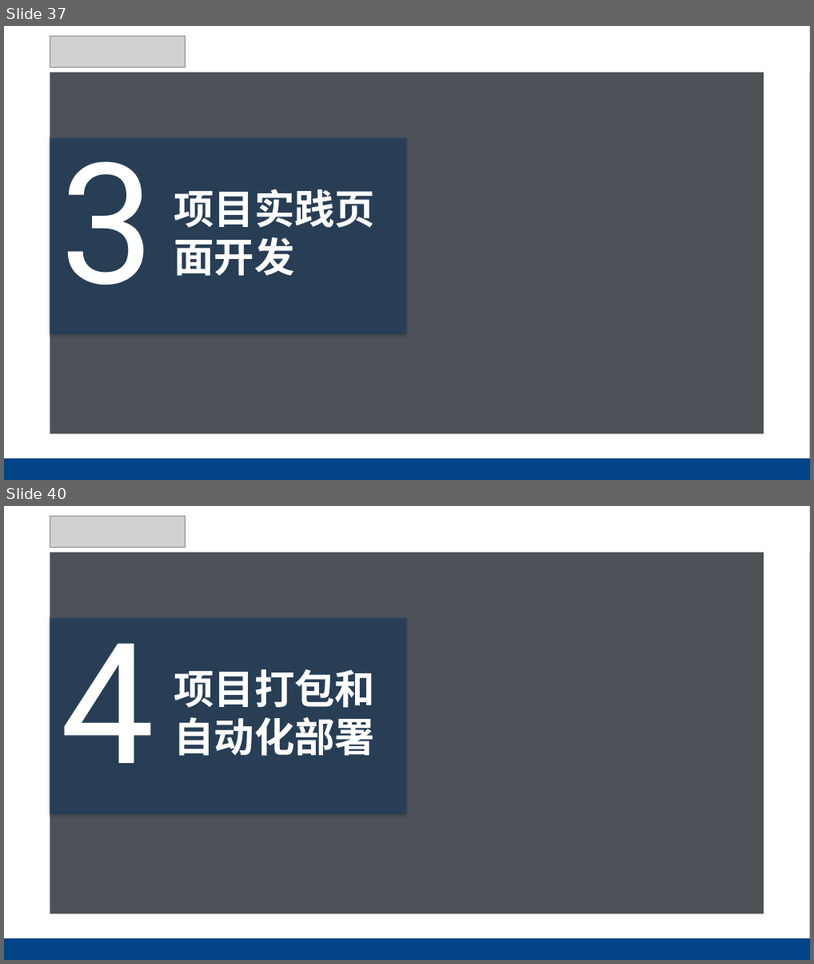
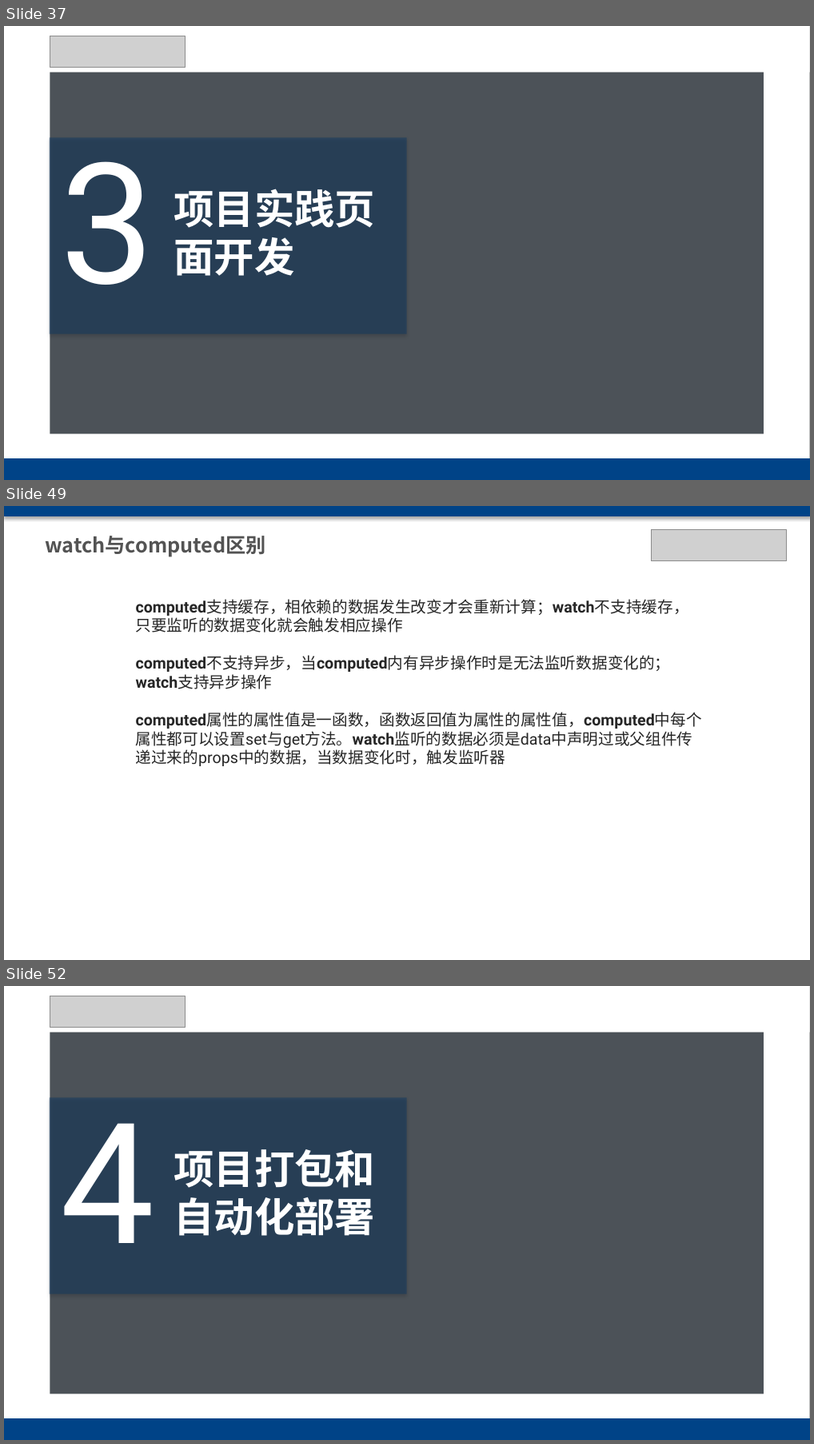
Before and after one commit to chxxx/vue3-vite-antd-admin, a slide deck: public/vue3 antdesign.pptx. Shown one above the other, each under a label of ours: slides 37 and 40 before the commit, slides 37, 49 and 52 after it; the slides between them are not shown. The pictures are 814x964 and 814x1444 pixels, drawn with LibreOffice and Linux fonts; fonts in the diff are those of the drawing; grey boxes stand for pictures; background and template pictures are left out; a plain dark background stands for a picture behind light text. Boxes give left, top, right and bottom in pixels: in the first picture for what was removed or moved away, otherwise in the second. Text is boxed around its words. In the diff, an @@ line names an element or a change of style, - is before the commit and + after.

```diff
--- a/public/vue3 antdesign.pptx
+++ b/public/vue3 antdesign.pptx
@@ slide 49 added at <box>4,506,810,960</box>, background #FFFFFF @@
@@ rectangle added at <box>4,506,810,516</box>, fill #004387 @@
@@ picture added at <box>651,529,787,561</box> @@
@@ text added at <box>45,536,266,557</box>, 18 pt, text #535353, bold @@
+watch与computed区别
@@ text added at <box>136,599,702,766</box>, 14 pt, text #262626 @@
+computed支持缓存，相依赖的数据发生改变才会重新计算；watch不支持缓存，只要监听的数据变化就会触发相应操作
+computed不支持异步，当computed内有异步操作时是无法监听数据变化的；watch支持异步操作
+computed属性的属性值是一函数，函数返回值为属性的属性值，computed中每个属性都可以设置set与get方法。watch监听的数据必须是data中声明过或父组件传递过来的props中的数据，当数据变化时，触发监听器
@@ what was slide 40 is now slide 52 @@
```
Also in this commit, not shown: 4 slides changed, 13 other slides added, 2 slides removed, 6 other files.
